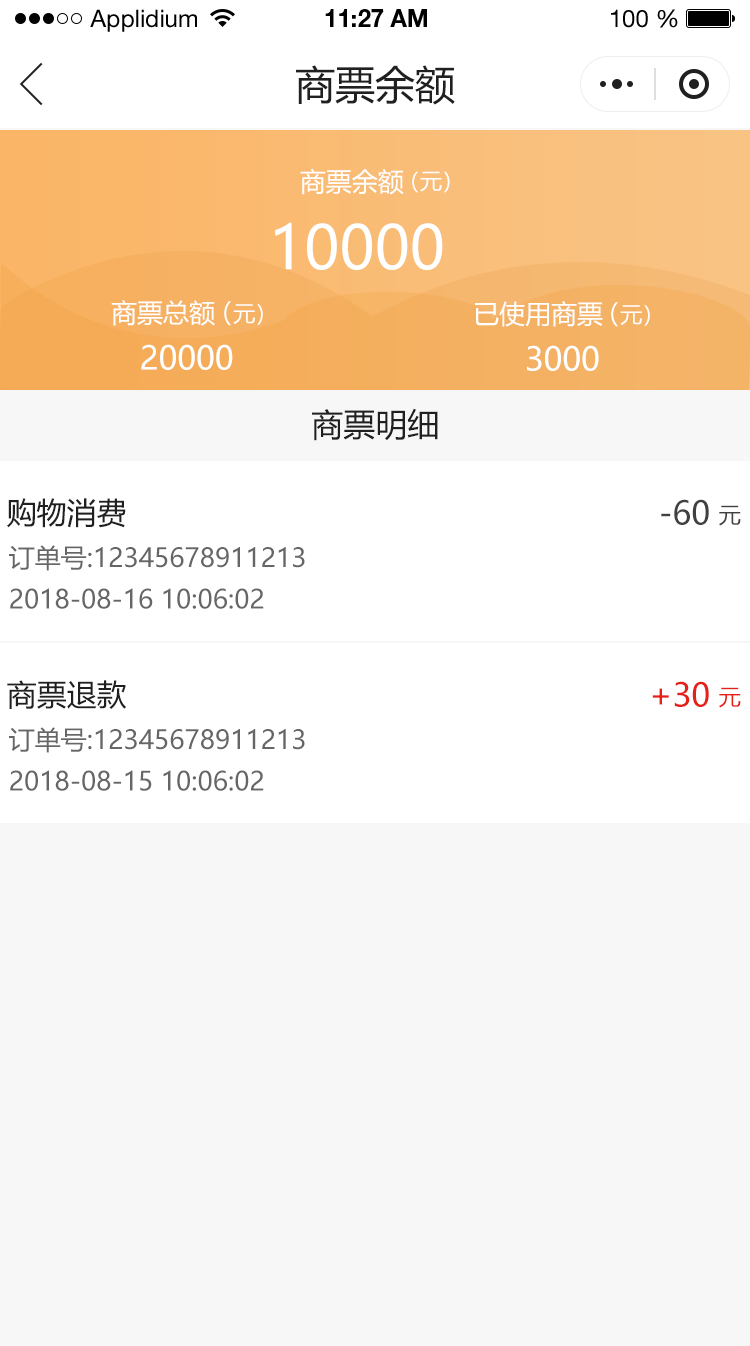
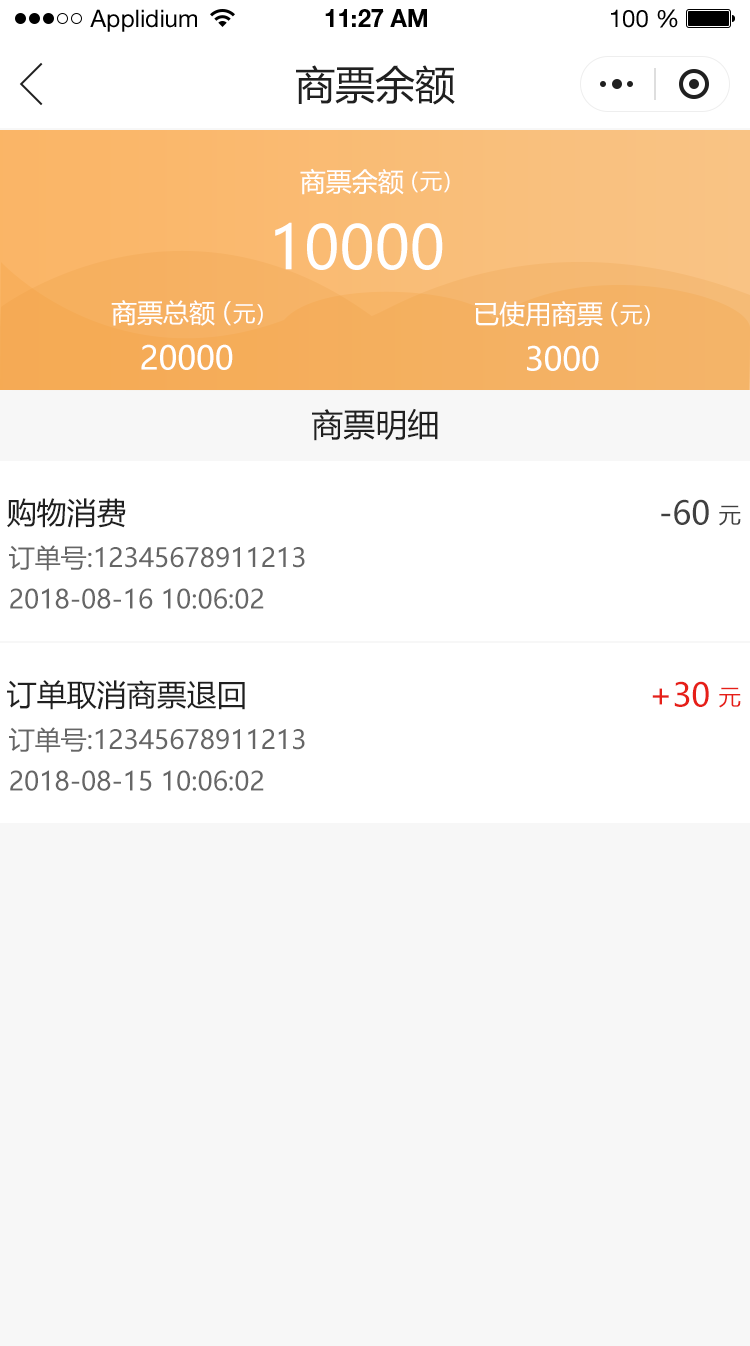
Two versions of the same layered image (w=750, h=1346). Layer-by-layer changes:
renamed "商票退款" to "订单取消商票退回", painted on it over [7, 680, 245, 710]
